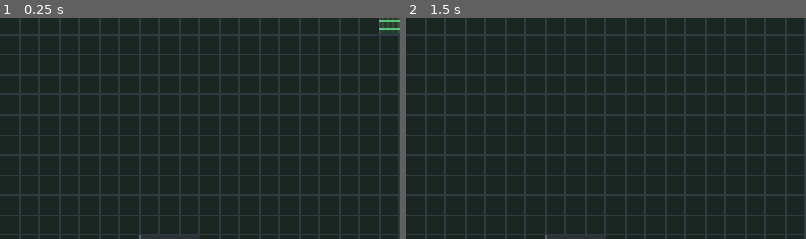
Above: before the commit, frames 1-2 (left to right).
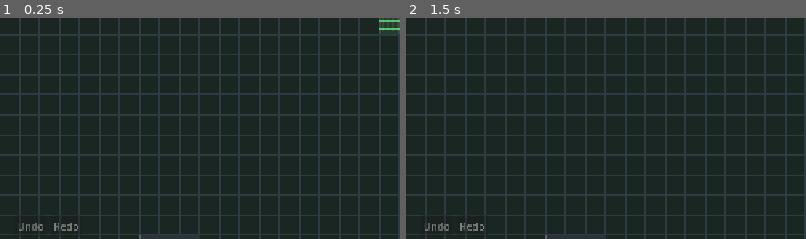
Above: after the commit, the same moments.

Repository: easyridebelgium-arch/Trainz
Game: Godot game, scene res://scenes/main/main.tscn
The game is run twice, just before and just after one commit, with the same random seed, the same clock (stepped at 60 frames per second) and the same inputs.
Inputs:
- Up to frame 1 (0.25 s): no input
- Up to frame 2 (1.5 s): click "Pause" at 0.5 s; click "Resume" at 1.25 s
The pictures show only the part of the screen within x 0-50%, y 49-99%; the shares and areas given below are measured in that part.

The runs differ from the first frame. In frame 1, 0.2% of the frame differs, in the area x 4-20%, y 92-97%; in frame 2, 0.2%.

Commit message:
Add paused construction undo and redo with financial restoration

Diff:
--- a/scripts/main.gd
+++ b/scripts/main.gd
@@ -75,6 +75,7 @@
 const FreightTrain = preload("res://scripts/freight_train.gd")
 const LOG_DELIVERY_PRICE: int = 8
 const SAVE_VERSION: int = 10
+const MAX_CONSTRUCTION_HISTORY: int = 100
 
 # A false value means horizontal; true means vertical.
 var tracks: Dictionary = {}
@@ -132,6 +133,12 @@
 var freight_operating_cost: int = 0
 var freight_rule_label: Label
 var freight_rule_option: OptionButton
+
+var construction_undo: Array[Dictionary] = []
+var construction_redo: Array[Dictionary] = []
+
+var undo_button: Button
+var redo_button: Button
 
 @onready var instructions: Label = $Interface/Instructions
 @onready var straight_button: Button = $Interface/Toolbar/StraightButton
@@ -163,6 +170,7 @@
 	_setup_station_inspector()
 	_setup_camera_keys()
 	_setup_freight_train()
+	_setup_history_controls()
 
 func _process(delta: float) -> void:
 	_move_camera_with_keyboard(delta)
@@ -184,6 +192,7 @@
 	_update_instructions()
 	_update_toolbar()
 	_update_station_inspector()
+	_update_history_controls()
 	queue_redraw()
 
 func _unhandled_input(event: InputEvent) -> void:
@@ -245,10 +254,7 @@
 			if cell in [STATION_A, STATION_B, FOREST_SITE, CARGO_TERMINAL]:
 				return
 
-			if tracks.erase(cell):
-				money += TRACK_REFUND
-				_show_notice("Track removed. Refunded £%d." % TRACK_REFUND)
-				_check_route()
+			_remove_track_with_history(cell)
 
 
 func _check_route() -> void:
@@ -709,14 +715,28 @@
 		queue_redraw()
 		return
 
+	var before: Dictionary = {}
+	var after: Dictionary = {}
+
 	for cell in new_cells:
+		before[cell] = null
+
 		if selected_curve.is_empty():
 			tracks[cell] = vertical
 		else:
 			tracks[cell] = selected_curve
 
+		after[cell] = tracks[cell]
+
 	money -= cost
 	total_construction_cost += cost
+
+	_record_construction_change(
+		before,
+		after,
+		-cost,
+		cost
+	)
 
 	_check_route()
 
@@ -1177,6 +1197,8 @@
 	else:
 		_show_notice("Game loaded.")
 	_update_instructions()
+	_clear_construction_history()
+	_update_history_controls()
 	queue_redraw()
 
 func _draw_curve(
@@ -1356,6 +1378,8 @@
 
 func _toggle_pause() -> void:
 	paused = not paused
+	if not paused:
+		_clear_construction_history()
 	_update_toolbar()
 
 
@@ -2078,3 +2102,175 @@
 	)
 
 	_update_freight_inspector()
+func _record_construction_change(
+	before: Dictionary,
+	after: Dictionary,
+	money_change: int,
+	construction_change: int
+) -> void:
+	if not paused:
+		_clear_construction_history()
+		return
+
+	construction_undo.append({
+		"before": before.duplicate(),
+		"after": after.duplicate(),
+		"money_change": money_change,
+		"construction_change": construction_change
+	})
+
+	if construction_undo.size() > MAX_CONSTRUCTION_HISTORY:
+		construction_undo.pop_front()
+
+	# A new action replaces any previously available redo path.
+	construction_redo.clear()
+
+
+func _clear_construction_history() -> void:
+	construction_undo.clear()
+	construction_redo.clear()
+
+func _remove_track_with_history(cell: Vector2i) -> void:
+	if not tracks.has(cell):
+		return
+
+	var before: Dictionary = {}
+	var after: Dictionary = {}
+
+	before[cell] = tracks[cell]
+	after[cell] = null
+
+	tracks.erase(cell)
+	money += TRACK_REFUND
+
+	_record_construction_change(
+		before,
+		after,
+		TRACK_REFUND,
+		0
+	)
+
+	_show_notice("Track removed. Refunded £%d." % TRACK_REFUND)
+	_check_route()
+	queue_redraw()
+
+func _undo_construction() -> void:
+	if not paused:
+		_show_notice("Pause the game to undo construction.")
+		return
+
+	if is_dragging or construction_undo.is_empty():
+		return
+
+	var change: Dictionary = construction_undo.back()
+
+	if not _apply_construction_history(change, true):
+		return
+
+	construction_undo.pop_back()
+	construction_redo.append(change)
+
+	_show_notice("Construction undone.")
+	_update_history_controls()
+
+
+func _redo_construction() -> void:
+	if not paused:
+		_show_notice("Pause the game to redo construction.")
+		return
+
+	if is_dragging or construction_redo.is_empty():
+		return
+
+	var change: Dictionary = construction_redo.back()
+
+	if not _apply_construction_history(change, false):
+		return
+
+	construction_redo.pop_back()
+	construction_undo.append(change)
+
+	_show_notice("Construction redone.")
+	_update_history_controls()
+
+
+func _apply_construction_history(
+	change: Dictionary,
+	undo: bool
+) -> bool:
+	var multiplier: int = -1 if undo else 1
+	var money_change: int = int(change["money_change"]) * multiplier
+	var construction_change: int = (
+		int(change["construction_change"]) * multiplier
+	)
+
+	# Some actions require money, such as rebuilding a removed track.
+	if money_change < 0 and money + money_change < 0:
+		_show_notice(
+			"Insufficient funds. This action requires £%d."
+			% (-money_change)
+		)
+		return false
+
+	var target: Dictionary
+
+	if undo:
+		target = change["before"]
+	else:
+		target = change["after"]
+
+	for cell in target:
+		if target[cell] == null:
+			tracks.erase(cell)
+		else:
+			tracks[cell] = target[cell]
+
+	money += money_change
+	total_construction_cost += construction_change
+
+	_check_route()
+	queue_redraw()
+
+	return true
+
+func _setup_history_controls() -> void:
+	var controls := HBoxContainer.new()
+	controls.name = "ConstructionHistory"
+	$Interface.add_child(controls)
+
+	controls.set_anchors_and_offsets_preset(
+		Control.PRESET_BOTTOM_LEFT
+	)
+	controls.offset_left = 24.0
+	controls.offset_right = 224.0
+	controls.offset_top = -48.0
+	controls.offset_bottom = -12.0
+	controls.add_theme_constant_override("separation", 8)
+
+	undo_button = Button.new()
+	undo_button.text = "Undo"
+	undo_button.focus_mode = Control.FOCUS_NONE
+	undo_button.pressed.connect(_undo_construction)
+	controls.add_child(undo_button)
+
+	redo_button = Button.new()
+	redo_button.text = "Redo"
+	redo_button.focus_mode = Control.FOCUS_NONE
+	redo_button.pressed.connect(_redo_construction)
+	controls.add_child(redo_button)
+
+	_update_history_controls()
+
+
+func _update_history_controls() -> void:
+	var unavailable: bool = not paused or is_dragging
+
+	undo_button.disabled = unavailable or construction_undo.is_empty()
+	redo_button.disabled = unavailable or construction_redo.is_empty()
+
+	if not paused:
+		undo_button.tooltip_text = "Pause before editing to enable undo."
+		redo_button.tooltip_text = "Construction history clears when play resumes."
+	else:
+		undo_button.tooltip_text = "Undo the latest paused construction action."
+		redo_button.tooltip_text = "Repeat the latest undone construction action."
